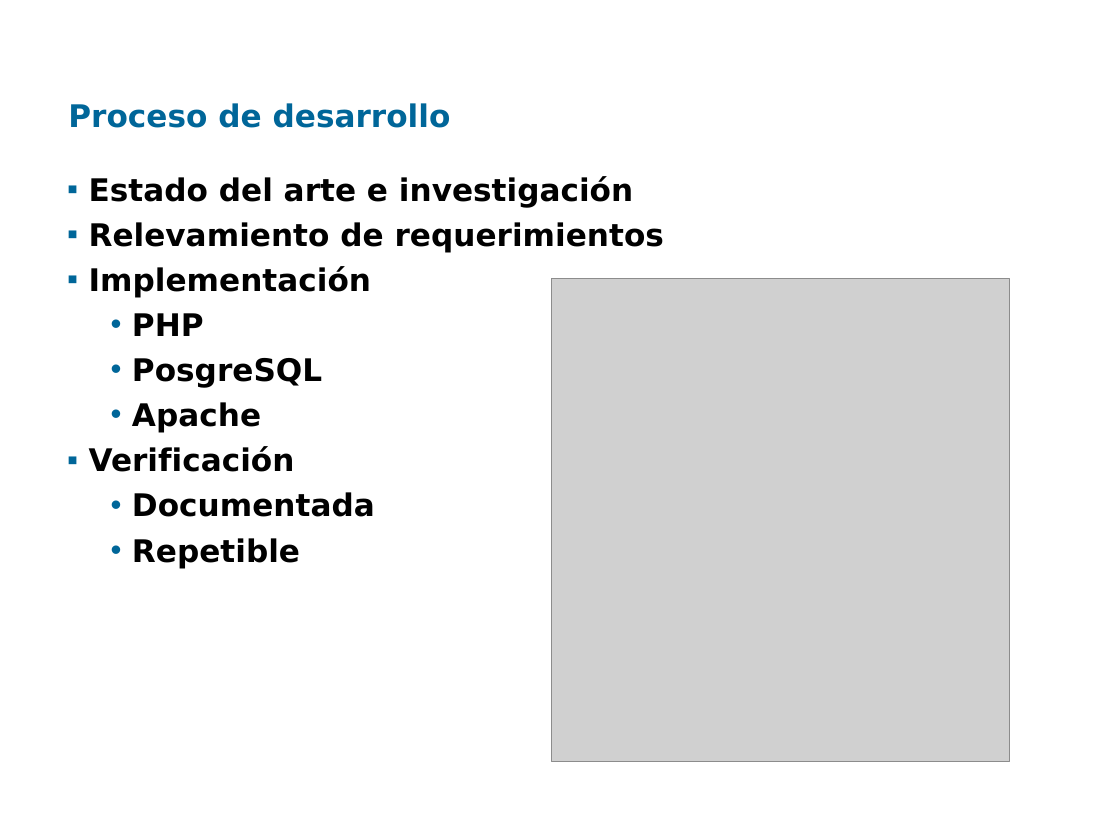
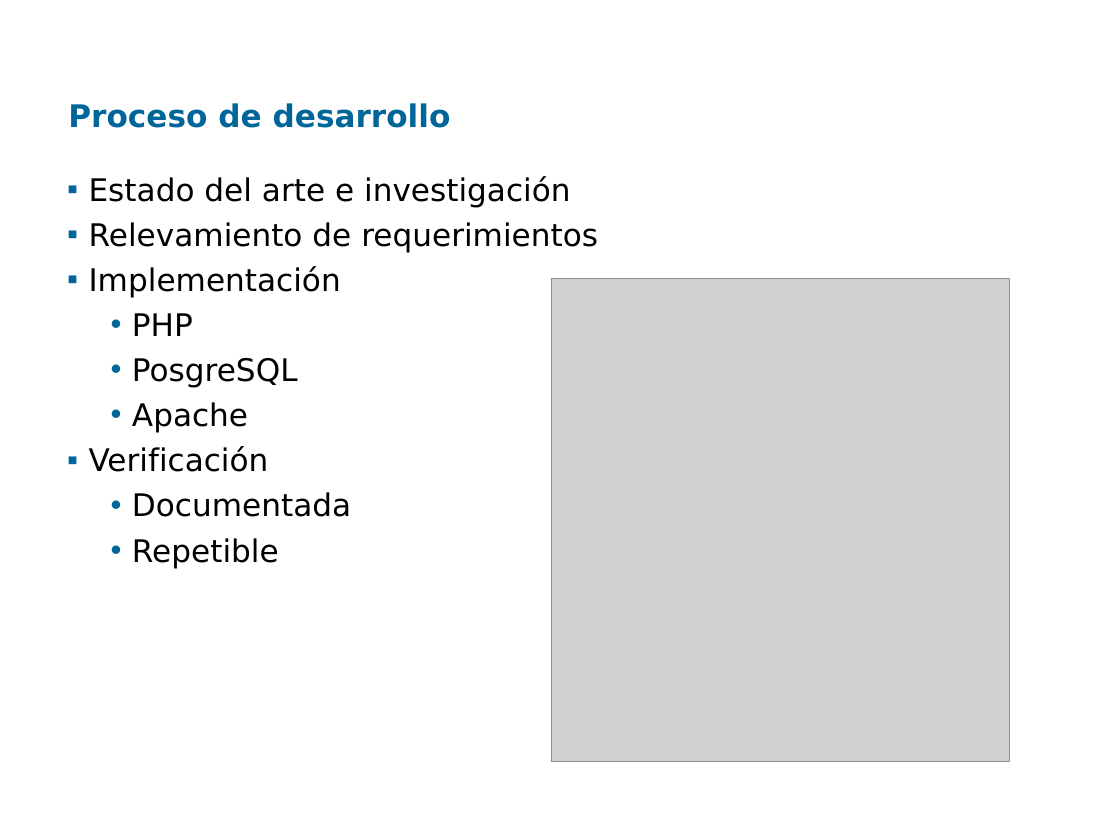
Before and after one commit to santiago-iturriaga/pgruso2007, a slide deck: slide 5 of Documentacion/Presentación Fenton - Damian.ppt (slide 6 before the commit). Drawn at 1120x840 pixels with LibreOffice and Linux fonts; fonts in the diff are those of the drawing; grey boxes stand for pictures; background and template pictures are left out. Boxes give left, top, right and bottom in pixels: in the first picture for what was removed or moved away, otherwise in the second. Text is boxed around its words. In the diff, an @@ line names an element or a change of style, - is before the commit and + after.

```diff
--- a/Documentacion/Presentación Fenton - Damian.ppt
+++ b/Documentacion/Presentación Fenton - Damian.ppt
@@ text "Estado del arte e investigación" at (89,176,598,568): bold off @@
```
Also in this commit, not shown: 3 other slides changed, 1 slide removed, 2 other files.
